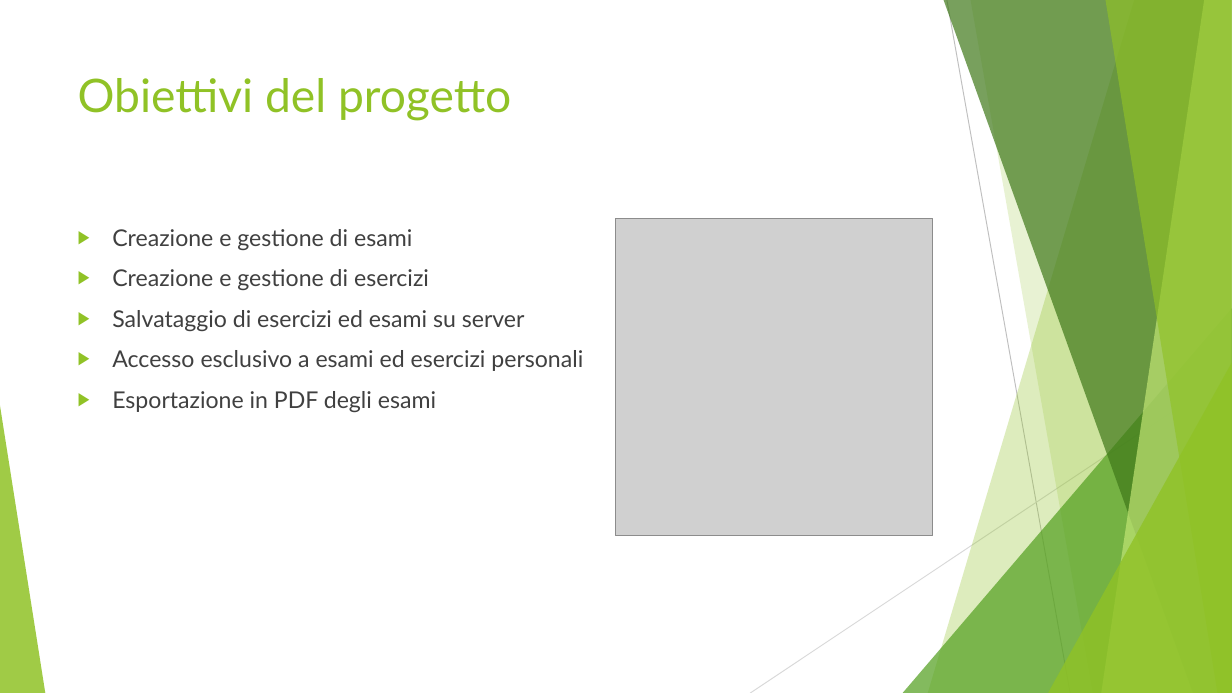
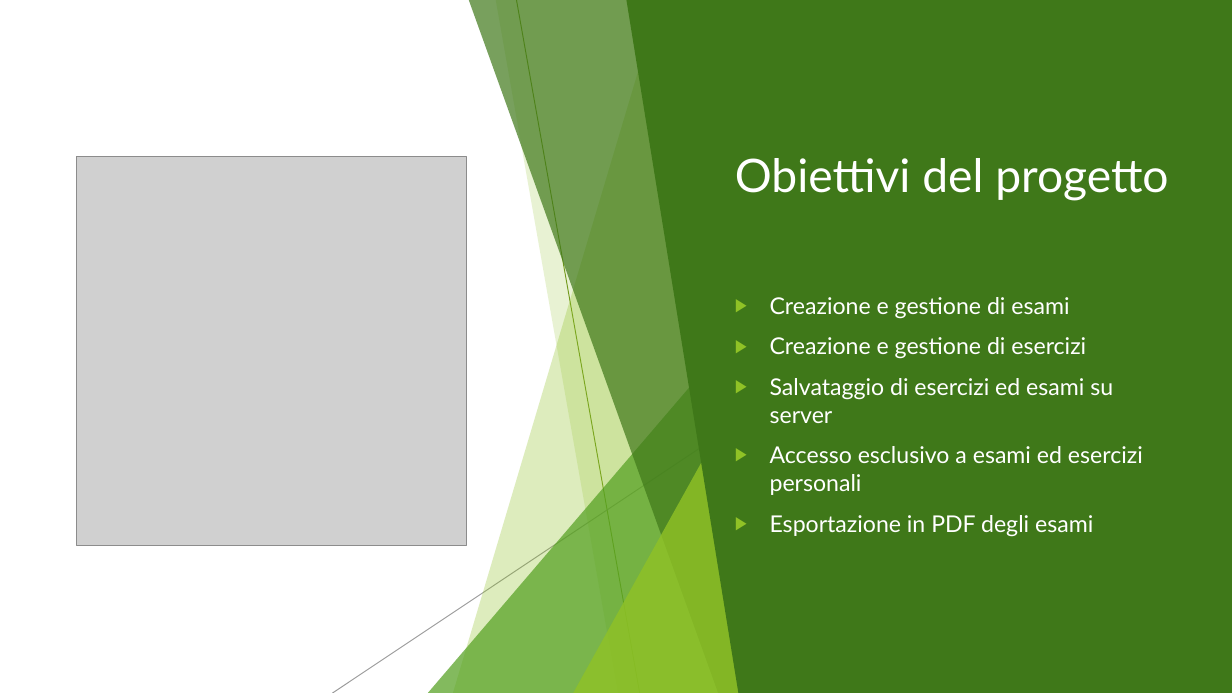
Before and after one commit to MarcoFrontini/Progetto_IdS_2024-2025, a slide deck: slide 6 of Documentazione/Presentazione.pptx. Drawn at 1232x693 pixels with LibreOffice and Linux fonts; fonts in the diff are those of the drawing; grey boxes stand for pictures. Boxes give left, top, right and bottom in pixels: in the first picture for what was removed or moved away, otherwise in the second. Text is boxed around its words. In the diff, an @@ line names an element or a change of style, - is before the commit and + after.

Commit message:
Update Presentazione

```diff
--- a/Documentazione/Presentazione.pptx
+++ b/Documentazione/Presentazione.pptx
@@ rectangle added at (x1=0, y1=0, x2=1232, y2=693), fill #FFFFFF @@
@@ freeform shape added at (x1=453, y1=0, x2=757, y2=693), fill #90C226 at 30% opacity @@
@@ freeform shape added at (x1=469, y1=0, x2=757, y2=693), fill #3F7819 at 70% opacity @@
@@ freeform shape added at (x1=495, y1=0, x2=757, y2=693), fill #90C226 at 20% opacity @@
@@ line added from (517, 0) to (640, 693), #6C921D 0.75 pt @@
@@ freeform shape added at (x1=627, y1=0, x2=1232, y2=693), fill #3F7819 @@
@@ title "Obiettivi del progetto" moved from (x1=78, y1=78, x2=511, y2=121) to (x1=735, y1=158, x2=1168, y2=201) @@
@@ title "Obiettivi del progetto" at (x1=735, y1=158, x2=1168, y2=201): text colour #90C226 to #FFFFFF; vertical alignment top to middle @@
@@ picture resized from (x1=616, y1=218, x2=933, y2=536) to (x1=77, y1=156, x2=467, y2=546) @@
@@ text "Creazione e gestione di esami" moved from (x1=112, y1=229, x2=583, y2=412) to (x1=770, y1=297, x2=1143, y2=537) @@
@@ text "Creazione e gestione di esami" at (x1=770, y1=297, x2=1143, y2=537): text colour #404040 to #FFFFFF @@
@@ triangle added at (x1=428, y1=308, x2=757, y2=693), fill #54A021 at 72% opacity @@
@@ line added from (814, 372) to (333, 693), #808080 0.75 pt @@
@@ triangle added at (x1=573, y1=363, x2=757, y2=693), fill #90C226 at 80% opacity @@
```
Also in this commit, not shown: 3 other slides changed, 13 slides added, 1 slide removed.
